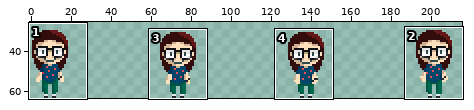
Sprite sheet, stored at Assets/Graphics/Characters/MorganeSprites/idle_character.png. Above: a wide view before the commit, with the close-up outlined.
Close-up. First the earlier version:
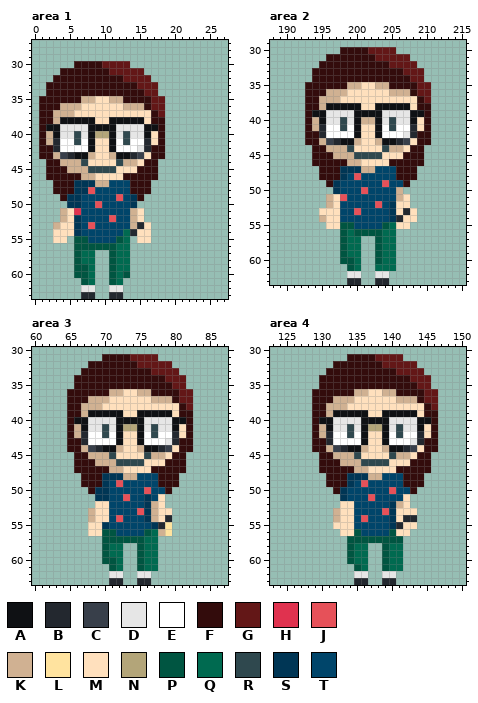
The file is 256x64 pixels. Shown: area 1: x 0..27, y 27..63; area 2: x 188..215, y 29..63; area 3: x 60..87, y 30..63; area 4: x 123..150, y 30..63. The wide view leaves out empty margins.
Palette (. is transparent): A #0f1114  B #23282f  C #383f4a  D #e6e6e6  E #ffffff  F #330c0c  G #631717  H #e0324f  J #e65159  K #d0b192  L #ffe39f  M #ffe0bd  N #b3a579  P #005541  Q #006a50  R #2f484e  S #003655  T #00456a
Pixels before, area 1, first column x 1:
30 .....FFFFGGGG.....
31 ...FFFFFFFGGGGG...
32 ..FFFFFFFFFFGGGG..
33 .FFFFFFFFFFFFFGGG.
34 .FFFFFFFFFFFFFFGG.
35 FFFFFFKKMMKKFFFFGG
36 FFFKKKMMMMMMKKKFGG
37 FFKKKMMMMMMMMMMMFG
38 FFKAAAAAMMAAAAAMFF
39 FAADDDDAAAADDDDAAF
40 FKADDRDANNADRDDAMF
41 FKBEEREAMMAEREEBMF
42 FFBEEEEAMMAEEEDBFF
43 FFKCBAAKMMKAABCMFF
44 .FFKKKRMMMMRKKMFF.
45 .FFFKKKRRRRMMMFFF.
46 .FFFFFKKMMMMFFFFF.
47 ..FFFSSSKKTTTFFF..
48 ..FFFSSJTTTTTFFF..
49 ...FSSTTTTTJTSF...
50 ....SSTTJTTTTS....
51 ...KMHTTTTTTTKM...
52 ...KMSTTTTJTTKM...
53 ..KMMSTJTTTTTKBM..
54 ..MMMSTTTTTTQBMM..
55 ..MM.PPTTTTPQ.MM..
56 .....PPPPPPQQ.....
57 .....PQQ..PQQ.....
58 .....PQQ..PQQ.....
59 .....PPQ..PQQ.....
60 .....PPQ..PQP.....
61 ......PQ..PQ......
62 ......DD..DD......
63 ......BB..BB......
Pixels before, area 2, first column x 193:
30 .....FFFFGGGG.....
31 ...FFFFFFFGGGGG...
32 ..FFFFFFFFFFGGGG..
33 .FFFFFFFFFFFFFGGG.
34 .FFFFFFFFFFFFFFGG.
35 FFFFFFKKMMKKFFFFGG
36 FFFKKKMMMMMMKKKFGG
37 FFKKKMMMMMMMMMMMFG
38 FFKAAAAAMMAAAAAMFF
39 FAADDDDAAAADDDDAAF
40 FKADDRDAKKADRDDAMF
41 FKBEEREAMMAEREEBMF
42 FFBEEEEAMMAEEEDBFF
43 FFKCBAAKMMKAABCMFF
44 .FFKKKRMMMMRKKMFF.
45 .FFFKKKRRRRMMMFFF.
46 .FFFFFKKMMMMFFFFF.
47 ..FFFSSSKKTTTFFF..
48 ..FFFSTJTTTTTFFF..
49 ...FSTTTTTTJTTF...
50 ....STTTJTTTTK....
51 ...KMJTTTTTTTKM...
52 ...KMTTTTTJTSMM...
53 ..MMMTTJTTTTSMBM..
54 ..KMMTTTTTTTSBMM..
55 ...MMPPTTTTPQMM...
56 .....PQPPPPQQ.....
57 .....PQQ..PQQ.....
58 .....PQQ..PQQ.....
59 .....PQQ..PQQ.....
60 .....PPQ..PQQ.....
61 ......PQ..QQQ.....
62 ......DD..DD......
63 ......BB..BB......
Pixels before, area 3, first column x 65:
31 .....FFFFGGGG.....
32 ...FFFFFFFGGGGG...
33 ..FFFFFFFFFFGGGG..
34 .FFFFFFFFFFFFFGGG.
35 .FFFFFFFFFFFFFFGG.
36 FFFFFFKKMMKKFFFFGG
37 FFFKKKMMMMMMKKKFGG
38 FFKKKMMMMMMMMMMMFG
39 FFKAAAAAMMAAAAAMFF
40 FAADDDDAAAADDDDAAF
41 FKADDRDANNADRDDAMF
42 FKBEEREAMMAEREEBMF
43 FFBEEEEAMMAEEEDBFF
44 FFKCBAAKMMKAABCMFF
45 .FFKKKRMMMMRKKMFF.
46 .FFFKKKRRRRMMMFFF.
47 .FFFFFKKMMMMFFFFF.
48 ..FFFSSSKKTTTFFF..
49 ..FFFSTJTTTTTFFF..
50 ...FSSTTTTTJTTF...
51 ....SSTTJTTSTM....
52 ....MMTTTTTSKM....
53 ...KMMTTTTJSKMM...
54 ...KMMTJTTTSKMB...
55 ...MMSTTTTTTSBL...
56 ...MMPPTTTTPQKL...
57 .....PPPPPPQQ.....
58 .....PQQ..PQQ.....
59 .....PQQ..PQQ.....
60 .....PPQ..PQQ.....
61 ......PQ..PQQ.....
62 ......DD..DD......
63 ......BB..BB......
Pixels before, area 4, first column x 129:
31 .....FFFFGGGG.....
32 ...FFFFFFFGGGGG...
33 ..FFFFFFFFFFGGGG..
34 .FFFFFFFFFFFFFGGG.
35 .FFFFFFFFFFFFFFGG.
36 FFFFFFKKMMKKFFFFGG
37 FFFKKKMMMMMMKKKFGG
38 FFKKKMMMMMMMMMMMFG
39 FFKAAAAAMMAAAAAMFF
40 FAADDDDAAAADDDDAAF
41 FKADDRDANNADRDDAMF
42 FKBEEREAMMAEREEBMF
43 FFBEEEEAMMAEEEDBFF
44 FFKCBAAKMMKAABCMFF
45 .FFKKKRMMMMRKKMFF.
46 .FFFKKKRRRRMMMFFF.
47 .FFFFFKKMMMMFFFFF.
48 ..FFFSSSKKTTTFFF..
49 ..FFFSTJTTTTTFFF..
50 ...FSTTTTTTJTTF...
51 ....STTTJTTTTM....
52 ....MMTTTTTSKM....
53 ...KMMTTTTJSMMM...
54 ...KMMTJTTTSMBB...
55 ...MMMTTTTTSBMM...
56 ....MMPTTTTPMM....
57 .....PPPPPPPP.....
58 .....PQQ..PQQ.....
59 .....PQQ..PQQ.....
60 .....PQQ..PQQ.....
61 ......PQ..PQQ.....
62 ......DD..DD......
63 ......BB..BB......
Once edited:
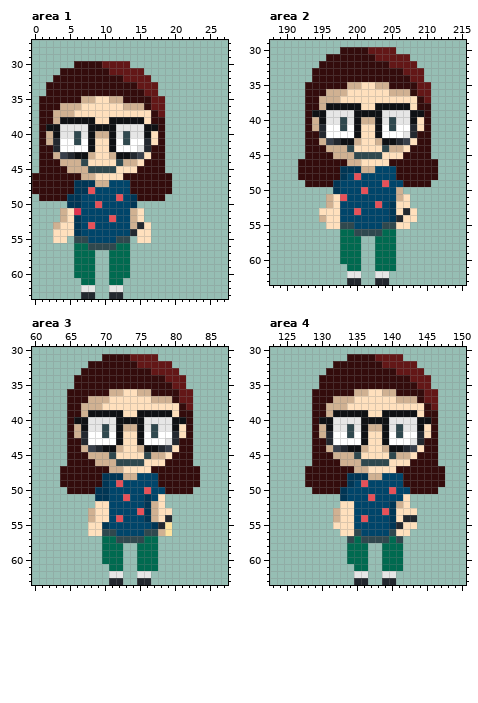
Diff:
Area 1:
Colour F is added in rows 44 to 45 at x 1 and 18; in row 46 at x 0 to 1 and 18 to 19; in rows 47 to 48 at x 0 to 2 and 17 to 19; in row 49 at x 1 to 3 and 16 to 18.
Colour K replaces colour N in row 40 at x 9 to 10.
Colour Q replaces colour P in row 56 at x 6 to 7; in rows 57 to 58 at x 6 and 11; in row 59 at x 6 to 7 and 11; in row 60 at x 6 to 7, 11 and 13; in row 61 at x 7 and 11.
Colour R replaces colour P in row 55 at x 6 to 7 and 12; in row 56 at x 8 to 11.
Colour R replaces colour Q in row 55 at x 13.
Colour T replaces colour Q in row 54 at x 13.
Area 2:
Colour F is added in rows 44 to 45 at x 193 and 210; in row 46 at x 192 to 193 and 210 to 211; in rows 47 to 48 at x 192 to 194 and 209 to 211; in row 49 at x 193 to 195 and 208 to 210.
Colour Q replaces colour P in row 56 at x 198; in rows 57 to 59 at x 198 and 203; in row 60 at x 198 to 199 and 203; in row 61 at x 199.
Colour R replaces colour P in row 55 at x 198 to 199 and 204; in row 56 at x 200 to 203.
Colour R replaces colour Q in row 55 at x 205.
Area 3:
Colour F is added in rows 45 to 46 at x 65 and 82; in row 47 at x 64 to 65 and 82 to 83; in rows 48 to 49 at x 64 to 66 and 81 to 83; in row 50 at x 65 to 67 and 80 to 82.
Colour K replaces colour N in row 41 at x 73 to 74.
Colour Q replaces colour P in row 57 at x 70 to 71; in rows 58 to 59 at x 70 and 75; in row 60 at x 70 to 71 and 75; in row 61 at x 71 and 75.
Colour R replaces colour P in row 56 at x 70 to 71 and 76; in row 57 at x 72 to 75.
Colour R replaces colour Q in row 56 at x 77.
Area 4:
Colour F is added in rows 45 to 46 at x 129 and 146; in row 47 at x 128 to 129 and 146 to 147; in rows 48 to 49 at x 128 to 130 and 145 to 147; in row 50 at x 129 to 131 and 144 to 146.
Colour K replaces colour N in row 41 at x 137 to 138.
Colour Q replaces colour P in row 57 at x 135 and 140; in rows 58 to 60 at x 134 and 139; in row 61 at x 135 and 139.
Colour R replaces colour P in row 56 at x 135 and 140; in row 57 at x 134, 136 to 139 and 141.
